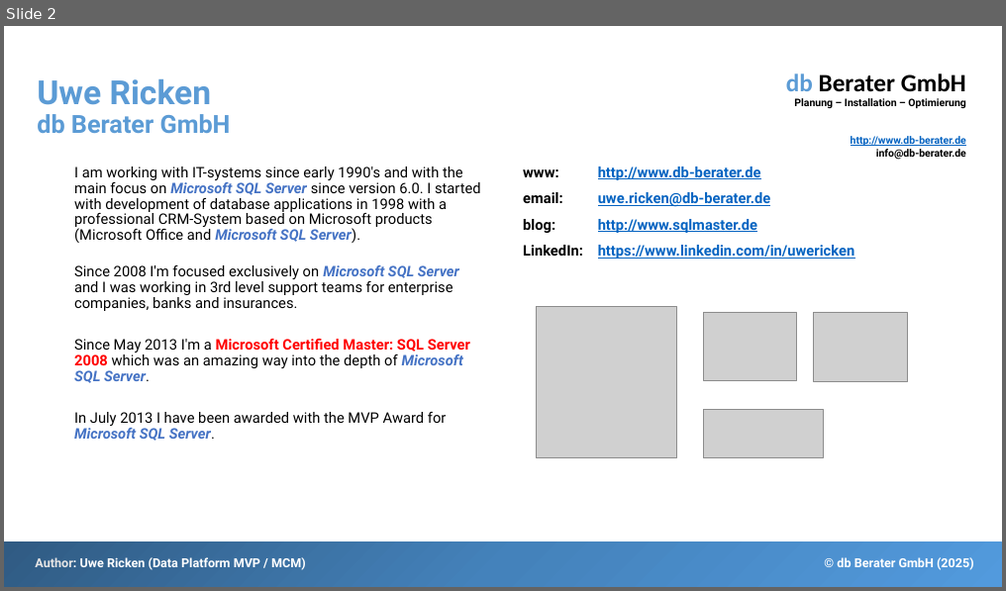
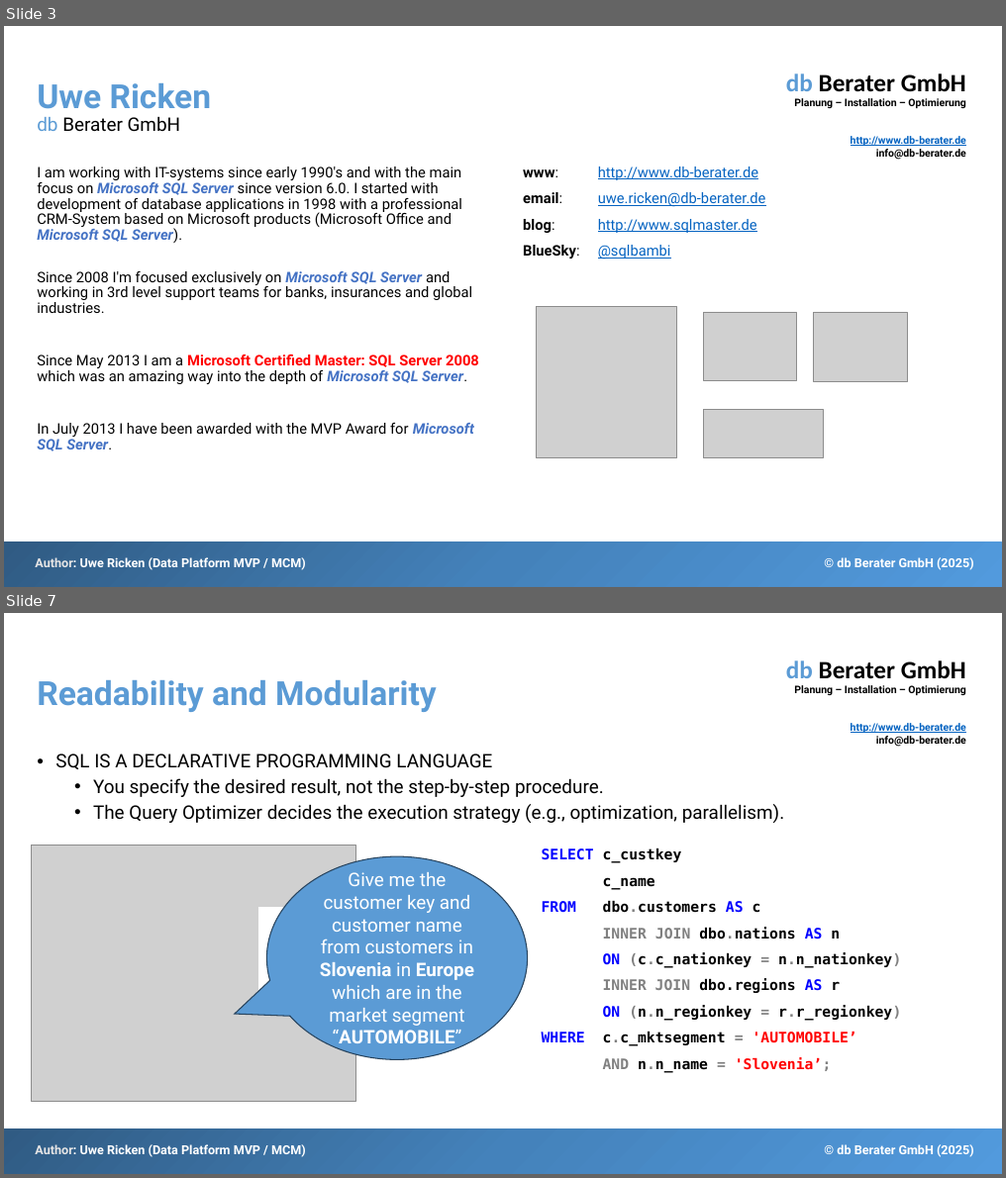
Before and after one commit to db-berater/Debunk-Myths-about-CTE, a slide deck: 01 - Documents and Preparation/Debunk Myths About CTE.pptx. Shown one above the other, each under a label of ours: slide 2 before the commit, slides 3 and 7 after it; the slides between them are not shown. The pictures are 1006x591 and 1006x1178 pixels, drawn with LibreOffice and Linux fonts; fonts in the diff are those of the drawing; grey boxes stand for pictures. Boxes give left, top, right and bottom in pixels: in the first picture for what was removed or moved away, otherwise in the second. Text is boxed around its words. In the diff, an @@ line names an element or a change of style, - is before the commit and + after.

```diff
--- a/01 - Documents and Preparation/Debunk Myths About CTE.pptx
+++ b/01 - Documents and Preparation/Debunk Myths About CTE.pptx
@@ slide 7 added at bbox=[4, 613, 1002, 1174], background #FFFFFF; not listed: 4 template elements that a slide beside it also shows @@
@@ title added at bbox=[37, 680, 436, 712], 32 pt, text #5B9BD5, bold @@
+Readability and Modularity
@@ text added at bbox=[55, 754, 784, 823], 18 pt, text #000000 @@
+• SQL IS A DECLARATIVE PROGRAMMING LANGUAGE
+  • You specify the desired result, not the step-by-step procedure.
+  • The Query Optimizer decides the execution strategy (e.g., optimization, parallelism).
@@ picture added at bbox=[32, 845, 355, 1102] @@
@@ text added at bbox=[542, 848, 901, 1073], 14 pt, text #000000, bold @@
+SELECT c_custkey
+c_name
+FROM dbo.customers AS c
+INNER JOIN dbo.nations AS n
+ON (c.c_nationkey = n.n_nationkey)
+INNER JOIN dbo.regions AS r
+ON (n.n_regionkey = r.r_regionkey)
+WHERE c.c_mktsegment = 'AUTOMOBILE’
+AND n.n_name = 'Slovenia’;
@@ speech bubble added at bbox=[266, 858, 528, 1060], fill #5B9BD5, outline #28445D 1 pt, 18 pt, text #FFFFFF @@
+Give me the customer key and customer name from customers in Slovenia in Europe which are in the market segment “AUTOMOBILE”
@@ rectangle added at bbox=[259, 907, 355, 992], fill #FFFFFF, outline #FFFFFF 1 pt @@
@@ what was slide 2 is now slide 3 @@
@@ slide 3 changed as well @@
@@ title "Uwe Ricken db Berater GmbH" at bbox=[37, 83, 211, 132]: size 24 to 18 pt, bold off in "db Berater GmbH"; text colour #5B9BD5 to #000000 in "Berater GmbH" @@
@@ text at bbox=[37, 167, 474, 452]: list level 2 to 1 in "I am working with IT-systems ..."; list level 2 to 1 in "In July 2013 I have ..." @@
@@ text at bbox=[523, 167, 766, 233]: bold off in "www: http://www.db-berater.de", "email: uwe.ricken@db-berater.de", "blog: http://www.sqlmaster.de" @@
@@ text at bbox=[523, 245, 671, 260]: text changed; bold off @@
-LinkedIn: https://www.linkedin.com/in/uwericken
+BlueSky: @sqlbambi
@@ text at bbox=[37, 272, 479, 384]: text changed @@
-  Since 2008 I'm focused exclusively on Microsoft SQL Server and I was working in 3rd level support teams for enterprise companies, banks and insurances.
-  Since May 2013 I'm a Microsoft Certified Master: SQL Server 2008 which was an amazing way into the depth of Microsoft SQL Server.
+Since 2008 I'm focused exclusively on Microsoft SQL Server and working in 3rd level support teams for banks, insurances and global industries.
+Since May 2013 I am a Microsoft Certified Master: SQL Server 2008 which was an amazing way into the depth of Microsoft SQL Server.
```
Also in this commit, not shown: 1 other slide changed, 22 other slides added, 16 other files.
